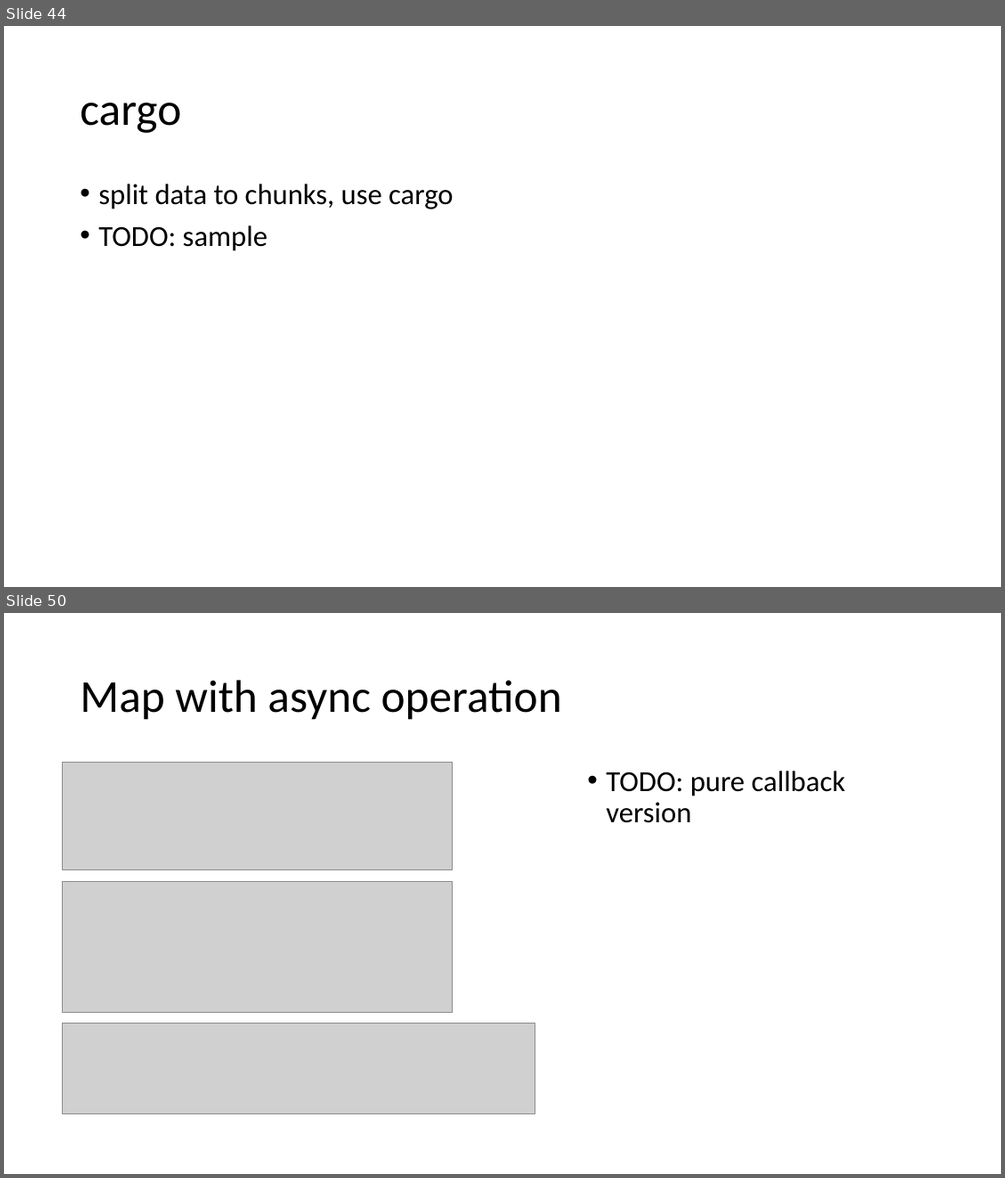
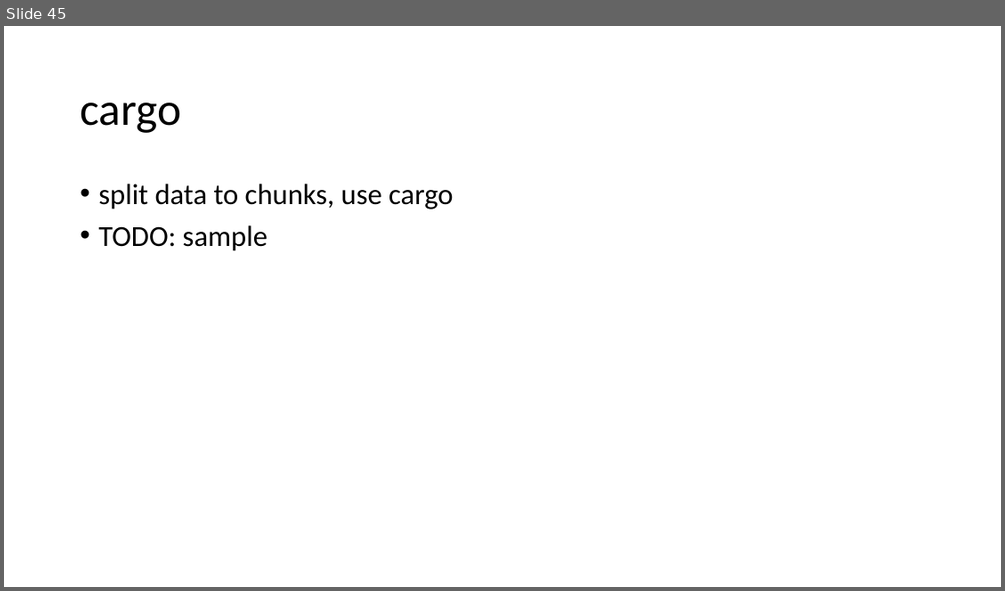
Before and after one commit to yimejky/wawjs, a slide deck: 09-prednaska/async.pptx. Shown one above the other, each under a label of ours: slides 44 and 50 before the commit, slide 45 after it; the slides between them are not shown. The pictures are 1005x1178 and 1005x591 pixels, drawn with LibreOffice and Linux fonts; fonts in the diff are those of the drawing; grey boxes stand for pictures. Boxes give left, top, right and bottom in pixels: in the first picture for what was removed or moved away, otherwise in the second. Text is boxed around its words. In the diff, an @@ line names an element or a change of style, - is before the commit and + after.

Commit message:
[DRAFT] prednaska #10 a zvoko #10, async part2 (review please)

```diff
--- a/09-prednaska/async.pptx
+++ b/09-prednaska/async.pptx
@@ slide 50 removed at (4,613,1001,1174), background #FFFFFF @@
@@ title removed at (80,680,562,720) @@
-Map with async operation
@@ picture removed at (63,763,453,870) @@
@@ text removed at (606,771,846,823) @@
-• TODO: pure callback version
@@ picture removed at (63,882,453,1013) @@
@@ picture removed at (63,1022,534,1113) @@
@@ what was slide 44 is now slide 45 @@
```
Also in this commit, not shown: 1 slide changed, 1 slide added, 8 other slides removed, 24 other files.
